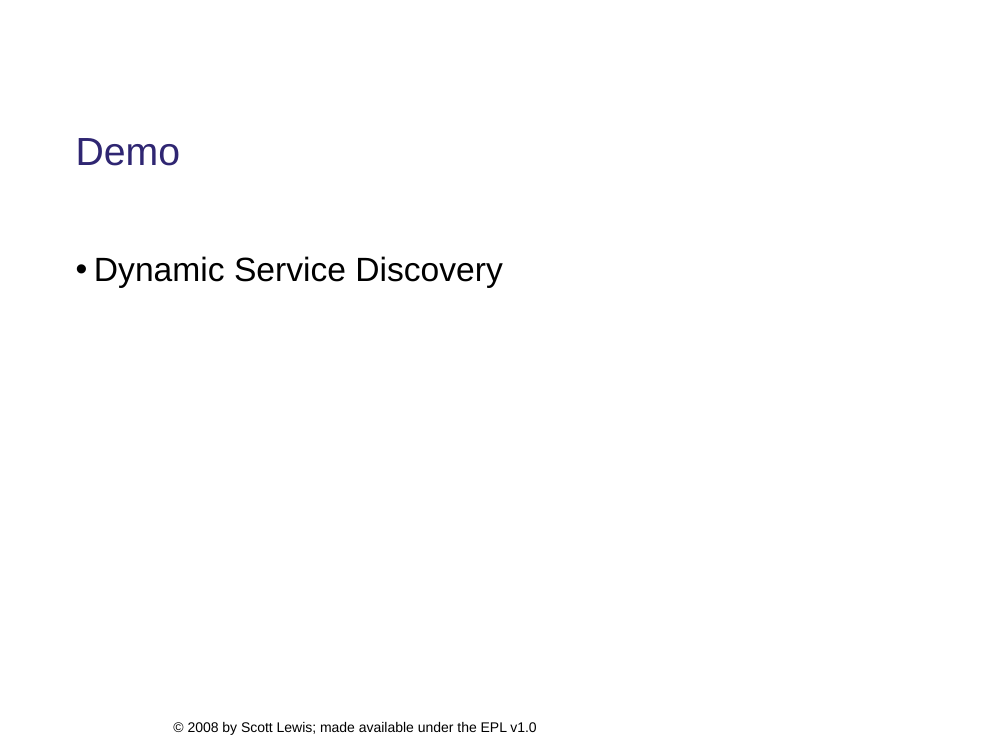
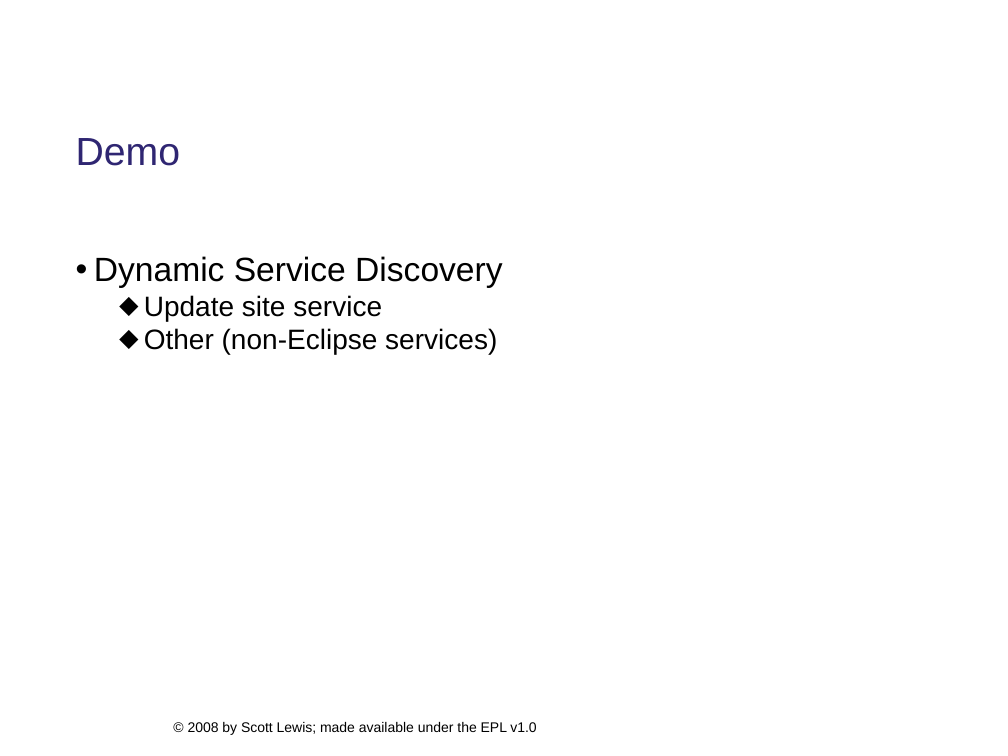
Before and after one commit to eclipse/ecf-website, a slide deck: slide 16 of presentations/eclipsecon2008/longtalk134/ecf_eclipsecon2008_134_DRAFT.ppt. Drawn at 1008x756 pixels with LibreOffice and Linux fonts; fonts in the diff are those of the drawing; background and template pictures are left out. Boxes give left, top, right and bottom in pixels: in the first picture for what was removed or moved away, otherwise in the second. Text is boxed around its words. In the diff, an @@ line names an element or a change of style, - is before the commit and + after.

```diff
--- a/presentations/eclipsecon2008/longtalk134/ecf_eclipsecon2008_134_DRAFT.ppt
+++ b/presentations/eclipsecon2008/longtalk134/ecf_eclipsecon2008_134_DRAFT.ppt
@@ text at <box>144,295,497,354</box>: paragraphs added @@
+  ⬥ Update site service
+  ⬥ Other (non-Eclipse services)
```
Also in this commit, not shown: 13 other slides changed, 1 other file.
